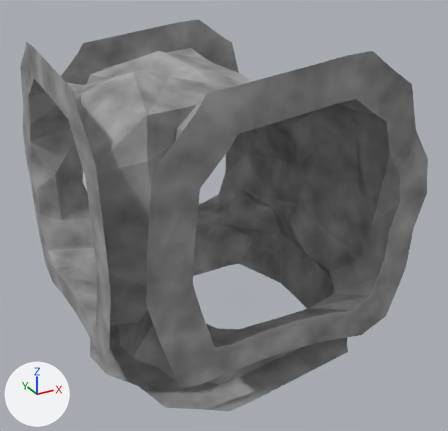
Renders of the glTF model Rogue-Robots/Assets/Models/ModularBlocks/4DownConnector.gltf from each side of a commit.
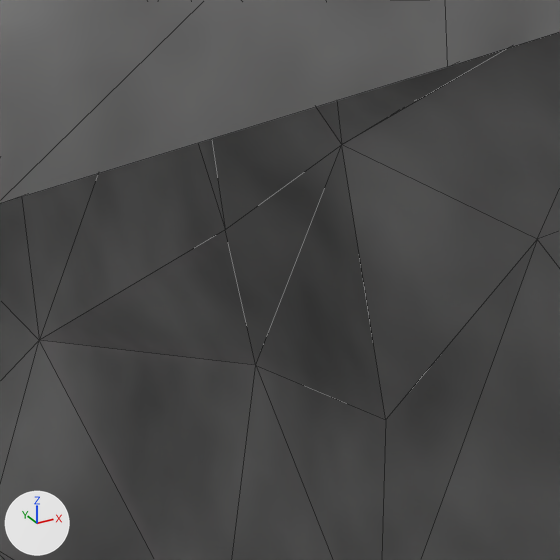
Each version appears first whole from a camera (50 mm lens) standing at (-4.55, -8.81, 6.11) and looking at (0.07, -0.41, 1.91), and next in a close-up on the part from 53% to 73% of the width and 24% to 44% of the height. Arrows for +X, +Y and +Z are at lower left; the lights stay in place. The close-ups show mesh edges as thin lines.

Names of what the first close-up shows: '4DownConnector'.
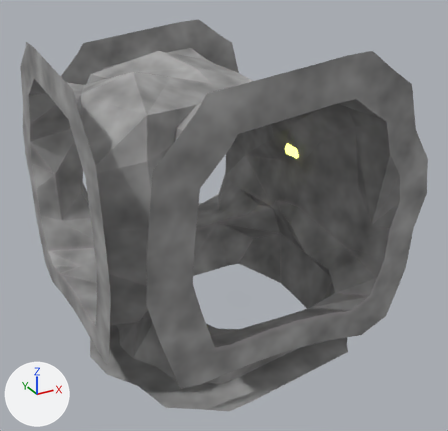
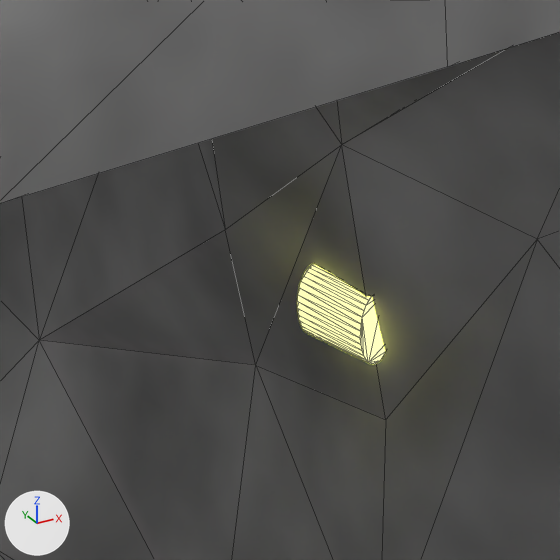
Pixel boxes [x1, y1, x2, y2] of what changed, in the close-ups (560 x 560 px):
'TunnelLight.001', added (beige)
    after: [297, 264, 385, 364]

The change, as a diff of the scene's bpy script:
```diff
--- a/Rogue-Robots/Assets/Models/ModularBlocks/4DownConnector.gltf.py
+++ b/Rogue-Robots/Assets/Models/ModularBlocks/4DownConnector.gltf.py
@@ img_tunnellightemission @@
+img_tunnellightemission = load_image('TunnelLightEmission', 'Textures/TunnelLightEmission.png', 256, 256, 'sRGB')
@@ mat_tunnellight @@
+mat_tunnellight = bpy.data.materials.new('TunnelLight')
+mat_tunnellight.use_nodes = True; mat_tunnellight.node_tree.nodes.clear()
+_N = mat_tunnellight.node_tree.nodes; _L = mat_tunnellight.node_tree.links
+n0 = _N.new('ShaderNodeBsdfPrincipled'); n0.name = 'Principled BSDF'
+n0.inputs[2].default_value = 0.4  # 'Roughness'
+n0.inputs[28].default_value = 2.0  # 'Emission Strength'
+n1 = _N.new('ShaderNodeOutputMaterial'); n1.name = 'Material Output'
+n2 = _N.new('ShaderNodeTexImage'); n2.name = 'Image Texture'
+n2.image = img_tunnellightemission
+_L.new(n0.outputs[0], n1.inputs[0])  # 'BSDF' to 'Surface'
+_L.new(n2.outputs[0], n0.inputs[27])  # 'Color' to 'Emission Color'
@@ me_cylinder_018 @@
+me_cylinder_018.from_pydata(...)  # 64 vertices, 124 faces; spans x 1.419..1.519, y -0.476..-0.176, z 2.708..2.908
+me_cylinder_018.materials.append(mat_tunnellight)  # its picture is missing
@@ ob_tunnellight_001 @@
+ob_tunnellight_001 = bpy.data.objects.new('TunnelLight.001', me_cylinder_018)
+ob_tunnellight_001.location = (0.0, 0.0, 0.0)
```
